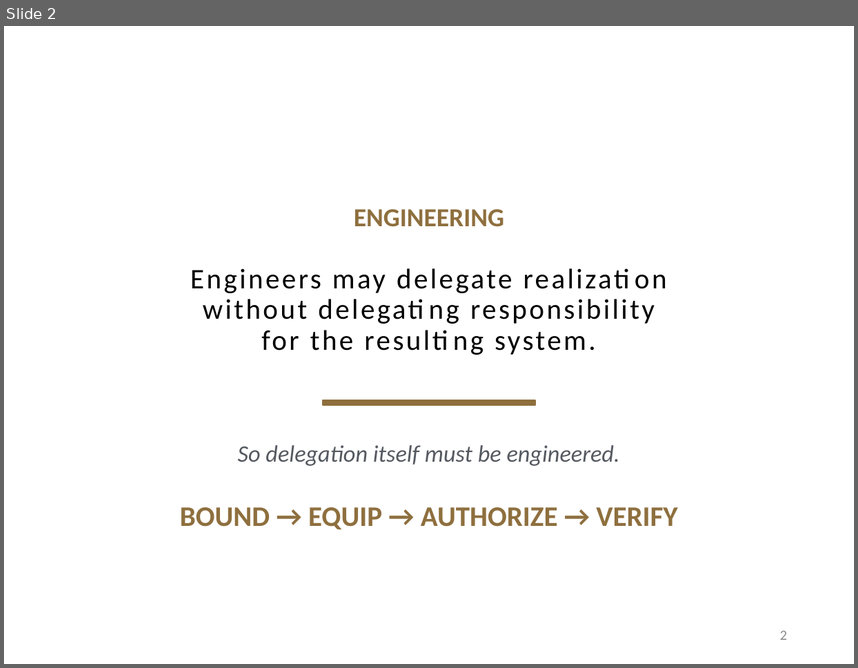
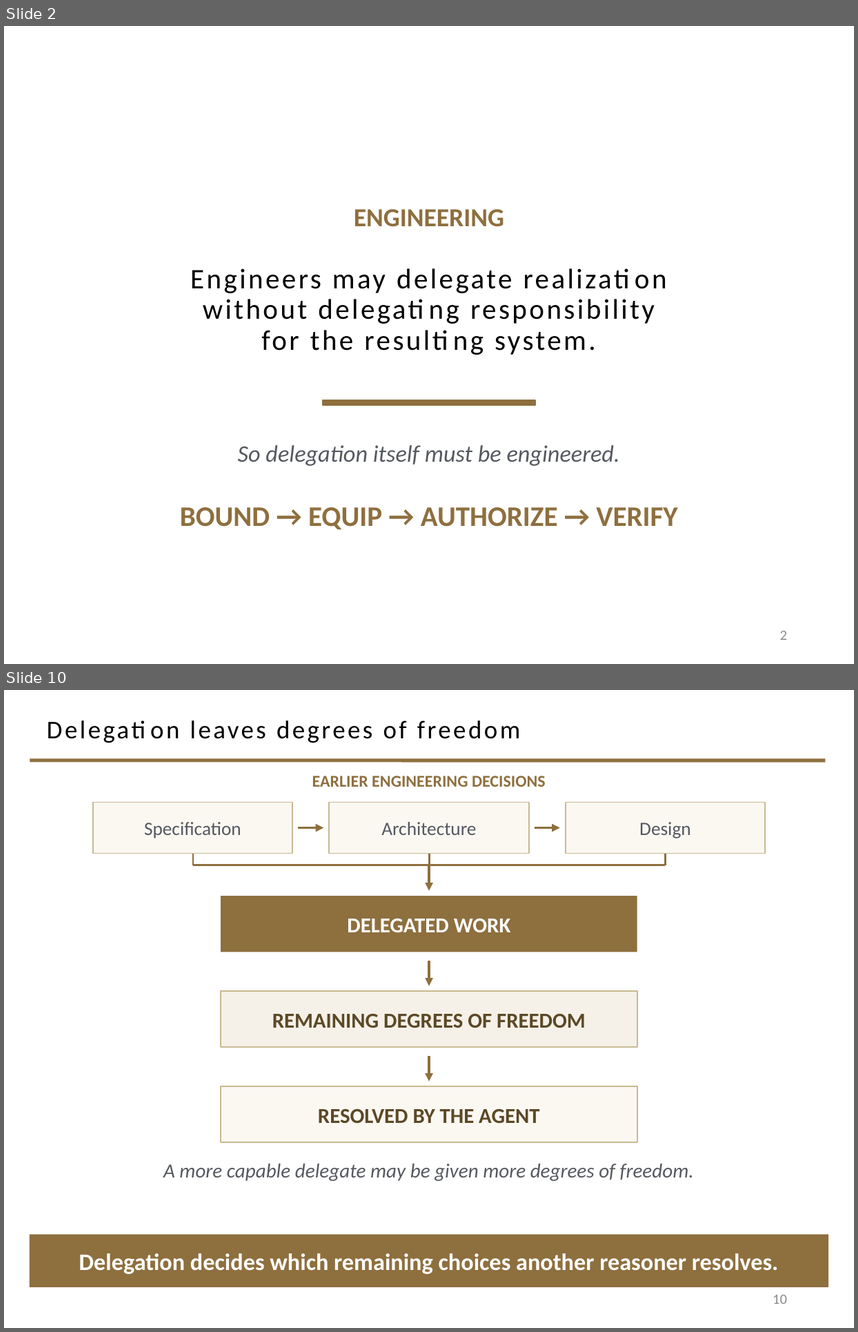
Before and after one commit to davisjam/model-based-agentic-software-engineering, a slide deck: course/lectures/act-2-delegation-and-control/01-delegation/2-1-Agents.pptx. Shown one above the other, each under a label of ours: slide 2 before the commit, slides 2 and 10 after it; the slides between them are not shown. The pictures are 858x668 and 858x1332 pixels, drawn with LibreOffice and Linux fonts; fonts in the diff are those of the drawing; background and template pictures are left out. Boxes give left, top, right and bottom in pixels: in the first picture for what was removed or moved away, otherwise in the second. Text is boxed around its words. In the diff, an @@ line names an element or a change of style, - is before the commit and + after.

```diff
--- a/course/lectures/act-2-delegation-and-control/01-delegation/2-1-Agents.pptx
+++ b/course/lectures/act-2-delegation-and-control/01-delegation/2-1-Agents.pptx
@@ slide 10 added at (4, 690, 854, 1328), background #FFFFFF @@
@@ title added at (190, 720, 520, 743), 21.6 pt, text #000000 @@
+Delegation leaves degrees of freedom
@@ line added from (30, 760) to (825, 760), #8E6F3E 3 pt @@
@@ text added at (312, 776, 546, 787), 14 pt, text #8E6F3E, bold @@
+EARLIER ENGINEERING DECISIONS
@@ rectangle added at (92, 802, 292, 854), fill #FBF8F2, outline #C9B991 1 pt, 16 pt, text #555960 @@
+Specification
@@ rectangle added at (330, 802, 529, 854), fill #FBF8F2, outline #C9B991 1 pt, 16 pt, text #555960 @@
+Architecture
@@ rectangle added at (566, 802, 766, 854), fill #FBF8F2, outline #C9B991 1 pt, 16 pt, text #555960 @@
+Design
@@ arrow added from (298, 828) to (323, 828), #8E6F3E 2.25 pt @@
@@ arrow added from (535, 828) to (560, 828), #8E6F3E 2.25 pt @@
@@ line added from (193, 854) to (193, 865), #8E6F3E 1.5 pt @@
@@ line added from (429, 854) to (429, 865), #8E6F3E 1.5 pt @@
@@ line added from (665, 854) to (665, 865), #8E6F3E 1.5 pt @@
@@ line added from (193, 865) to (665, 865), #8E6F3E 1.5 pt @@
@@ arrow added from (429, 865) to (429, 891), #8E6F3E 2.25 pt @@
@@ rectangle added at (221, 896, 637, 952), fill #8E6F3E, 18 pt, text #FFFFFF, bold @@
+DELEGATED WORK
@@ arrow added from (429, 960) to (429, 986), #8E6F3E 2.25 pt @@
@@ rectangle added at (221, 991, 637, 1047), fill #F5F1E8, outline #C9B991 1 pt, 18 pt, text #5C4826, bold @@
+REMAINING DEGREES OF FREEDOM
@@ arrow added from (429, 1056) to (429, 1081), #8E6F3E 2.25 pt @@
@@ rectangle added at (221, 1086, 637, 1142), fill #FBF8F2, outline #C9B991 1 pt, 18 pt, text #5C4826, bold @@
+RESOLVED BY THE AGENT
@@ text added at (163, 1163, 694, 1181), 17 pt, text #555960, italic @@
+A more capable delegate may be given more degrees of freedom.
@@ rectangle added at (30, 1234, 829, 1287), fill #8E6F3E, 20 pt, text #FFFFFF, bold @@
+Delegation decides which remaining choices another reasoner resolves.
@@ page number added at (773, 1294, 787, 1303), 12 pt, text #8C8C8C @@
+10
```
Also in this commit, not shown: 9 slides changed, 22 other slides added, 30 slides removed, 1 other file.
